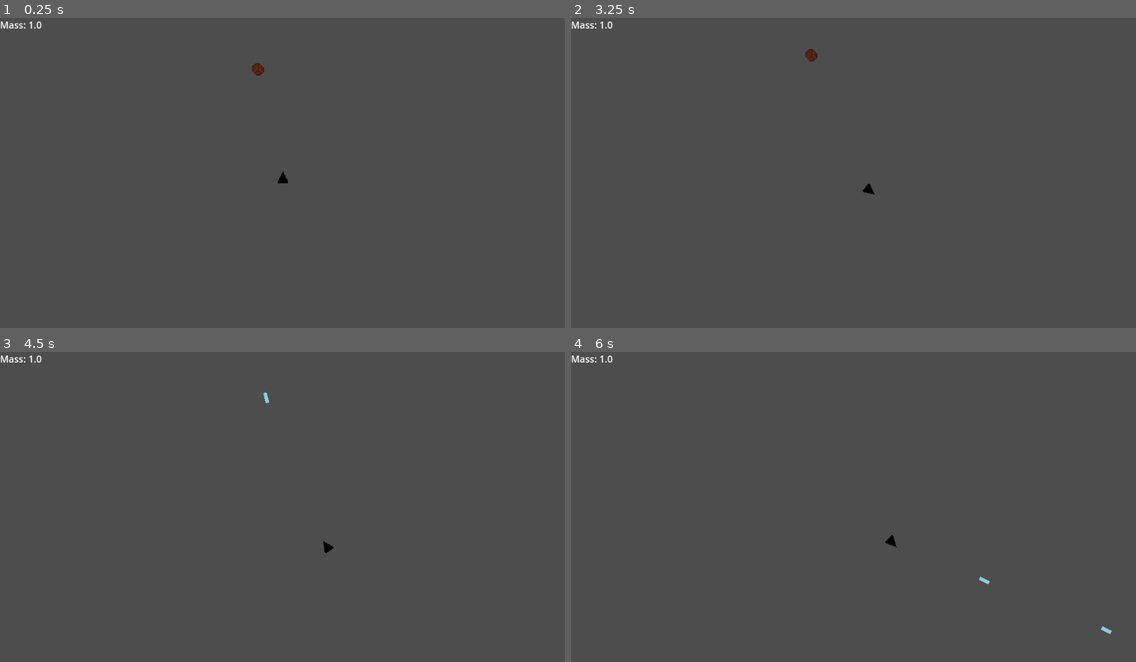
Above: before the commit, frames 1-4 (two rows, left to right).
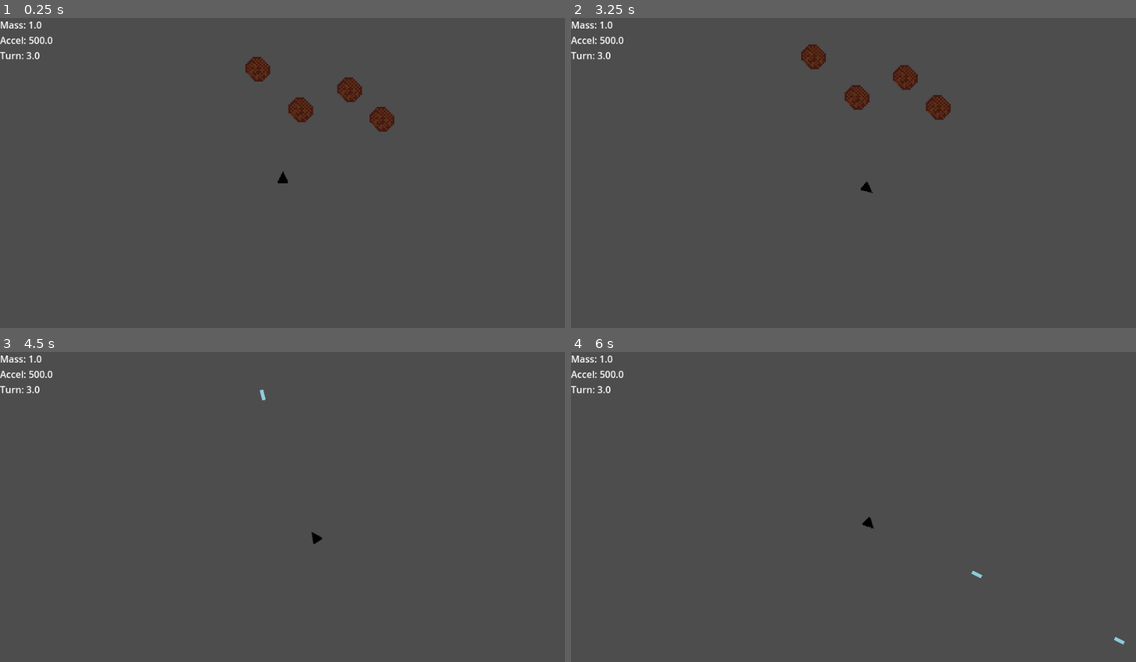
Above: after the commit, the same moments.

Repository: DMAlexander/katamari-asteroids
Game: Godot game, scene res://scenes/levels/test_level.tscn
Two runs of this game, one before a commit and one after it. Both use one fixed random seed, a clock stepped at 60 frames per second and the inputs below.
Inputs:
- Up to frame 1 (0.25 s): no input
- Up to frame 2 (3.25 s): tap Enter at 0.5 s; hold D (move_right) 0.53-1.28 s; hold Space (shoot) 0.53-1.28 s; hold A (move_left) 1.28-2.03 s; tap Space (shoot) at 1.35, 2.85 s; hold D (move_right) 2.03-2.78 s; hold Space (shoot) 2.03-2.78 s; hold W (move_forward) from 2.78 s (still down)
- Up to frame 3 (4.5 s): release W (move_forward) at 3.53 s; hold Space (shoot) 3.53-4.28 s; hold A (move_left) from 3.53 s (still down); tap Space (shoot) at 4.35 s
- Up to frame 4 (6 s): hold Space (shoot) 5.03-5.78 s; release A (move_left) at 5.78 s; hold D (move_right) from 5.78 s (still down); tap Space (shoot) at 5.85 s

The runs differ from the first frame. In frame 1, 1.2% of the frame differs, in the area x 0-70%, y 5-37%; in frame 2, 1.2%, in the area x 0-68%, y 5-57%; in frame 3, 0.3%; in frame 4, 0.4%.

Commit message:
Debris splitting

Diff:
--- a/scenes/debris/debris.gd
+++ b/scenes/debris/debris.gd
@@ -1,7 +1,42 @@
 extends Area2D
+
+enum DebrisSize {
+	LARGE,
+	MEDIUM,
+	SMALL
+}
 
 @export var health := 3
 @export var mass_pickup_scene: PackedScene
+@export var size := DebrisSize.LARGE
+##@export var debris_scene: PackedScene
+
+var velocity := Vector2.ZERO
+
+func _ready():
+	apply_size_data()
+
+func apply_size_data():
+
+	match size:
+
+		DebrisSize.LARGE:
+			scale = Vector2.ONE * 2.0
+			health = 6
+
+		DebrisSize.MEDIUM:
+			scale = Vector2.ONE * 1.3
+			health = 3
+
+		DebrisSize.SMALL:
+			scale = Vector2.ONE * 0.7
+			health = 1
+
+func _process(delta):
+
+	global_position += velocity * delta
+
+	velocity *= 0.98
 
 func take_damage(amount: int):
 	health -= amount
@@ -12,8 +47,43 @@
 
 func destroy():
 
-	# Spawn mass pickups
+	match size:
+
+		DebrisSize.LARGE:
+			spawn_split_debris(DebrisSize.MEDIUM, 2)
+
+		DebrisSize.MEDIUM:
+			spawn_split_debris(DebrisSize.SMALL, 2)
+
+		DebrisSize.SMALL:
+			spawn_mass()
+
+	queue_free()
+
+func spawn_split_debris(new_size, amount):
+
+	for i in range(amount):
+
+		var new_debris = preload("res://scenes/debris/debris.tscn").instantiate()
+
+		get_tree().current_scene.add_child(new_debris)
+
+		new_debris.global_position = global_position
+
+		new_debris.size = new_size
+		new_debris.apply_size_data()
+
+		# Random burst direction
+		var angle = randf_range(0, TAU)
+
+		var burst = Vector2.RIGHT.rotated(angle) * randf_range(80, 180)
+
+		new_debris.velocity = burst
+
+func spawn_mass():
+
 	for i in range(2):
+
 		if mass_pickup_scene == null:
 			break
 
@@ -26,9 +96,6 @@
 			randf_range(-8, 8)
 		)
 
-	queue_free()
-
-
 # Laser collision (optional safety hook)
 func _on_area_entered(area):
 
--- a/scenes/levels/test_level.tscn
+++ b/scenes/levels/test_level.tscn
@@ -16,3 +16,12 @@
 
 [node name="Debris" parent="." instance=ExtResource("2_yautc")]
 position = Vector2(-28, -122)
+
+[node name="Debris2" parent="." instance=ExtResource("2_yautc")]
+position = Vector2(76, -99)
+
+[node name="Debris3" parent="." instance=ExtResource("2_yautc")]
+position = Vector2(113, -65)
+
+[node name="Debris4" parent="." instance=ExtResource("2_yautc")]
+position = Vector2(21, -76)
--- a/scenes/player/player.gd
+++ b/scenes/player/player.gd
@@ -16,6 +16,15 @@
 var mass := 1.0
 @export var mass_growth_scale := 0.02
 @onready var mass_label = get_tree().current_scene.get_node("UI/MassLabel")
+
+@export var min_acceleration := 120.0
+@export var min_rotation_speed := 1.2
+
+@export var min_zoom := 1.5
+@export var max_zoom := 0.7
+@export var zoom_smoothing := 4.0
+
+@onready var camera = $Camera2D
 
 var can_shoot := true
 var visual_scale := 1.0
@@ -36,19 +45,50 @@
 
 	# Rotation
 	var rotation_input := Input.get_axis("move_left", "move_right")
-	rotation += rotation_input * rotation_speed * delta
+	rotation += rotation_input * get_effective_rotation_speed() * delta
 
 	# Forward thrust
 	if Input.is_action_pressed("move_forward"):
 		var direction := Vector2.UP.rotated(rotation)
-		velocity += direction * acceleration * delta
+		velocity += direction * get_effective_acceleration() * delta
 
 	velocity = velocity.limit_length(max_speed)
 
 	# Drag
-	velocity = velocity.move_toward(Vector2.ZERO, 20 * delta)
+	var drag_strength = max(4.0 / mass, 0.5)
+	velocity = velocity.move_toward(Vector2.ZERO, drag_strength * delta * 20)
 
+	update_camera_zoom(delta)
 	move_and_slide()
+
+func get_effective_acceleration():
+
+	return max(
+		acceleration / mass,
+		min_acceleration
+	)
+
+
+func get_effective_rotation_speed():
+
+	return max(
+		rotation_speed / sqrt(mass),
+		min_rotation_speed
+	)
+
+func update_camera_zoom(delta):
+
+	# Convert mass into a 0→1 ratio
+	var zoom_ratio = clamp((mass - 1.0) / 40.0, 0.0, 1.0)
+
+	# Interpolate between min and max zoom
+	var target_zoom = lerp(min_zoom, max_zoom, zoom_ratio)
+
+	# Smoothly move camera zoom
+	camera.zoom = camera.zoom.lerp(
+		Vector2.ONE * target_zoom,
+		zoom_smoothing * delta
+	)
 
 func shoot():
 
@@ -86,7 +126,10 @@
 
 func update_ui():
 
-	mass_label.text = "Mass: " + str(snapped(mass, 0.1))
+	mass_label.text = \
+	"Mass: " + str(snappedf(mass, 0.1)) + \
+	"\nAccel: " + str(snappedf(get_effective_acceleration(), 1)) + \
+	"\nTurn: " + str(snappedf(get_effective_rotation_speed(), 0.1))
 
 func update_scale():
 
